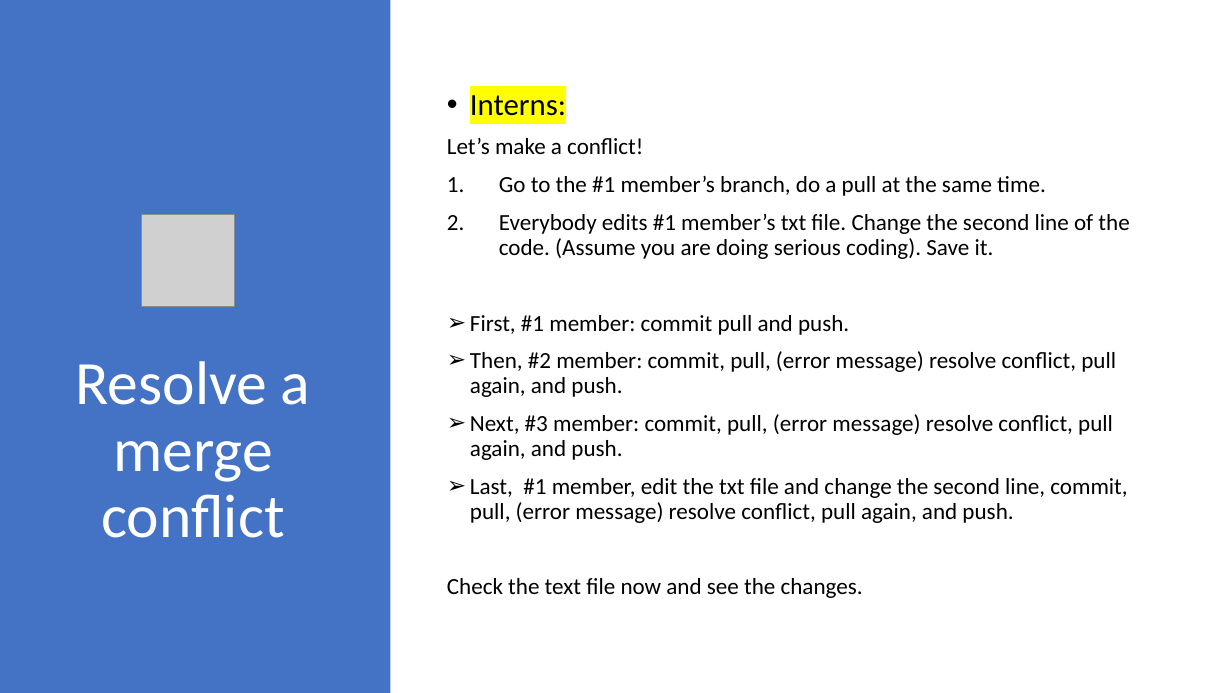
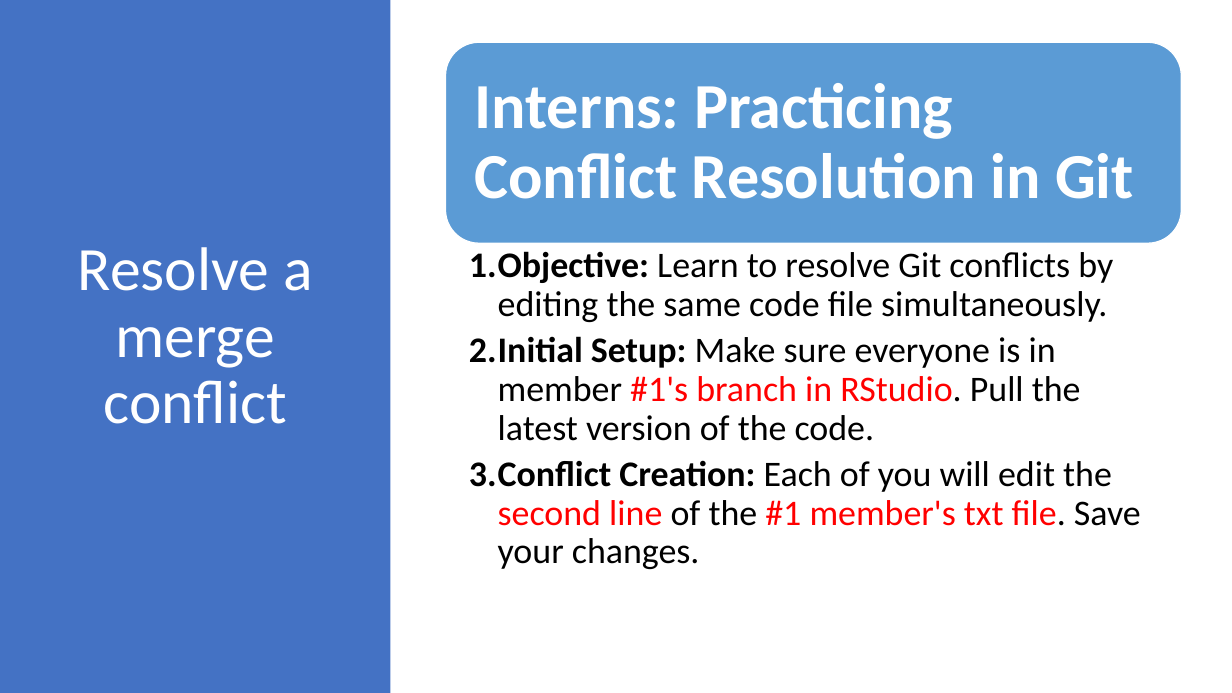
Before and after one commit to VT-Data-Science-For-The-Public-Good/Materials, a slide deck: slide 11 of DSPG- Git Exercise.pptx (slide 8 before the commit). Drawn at 1232x693 pixels with LibreOffice and Linux fonts; fonts in the diff are those of the drawing; grey boxes stand for pictures. Boxes give left, top, right and bottom in pixels: in the first picture for what was removed or moved away, otherwise in the second. Text is boxed around its words. In the diff, an @@ line names an element or a change of style, - is before the commit and + after.

```diff
--- a/DSPG- Git Exercise.pptx
+++ b/DSPG- Git Exercise.pptx
@@ rounded rectangle added at (445, 43, 1181, 244), fill #5B9BD5, outline #FFFFFF 1 pt @@
@@ text added at (475, 83, 1134, 199), 50 pt, text #FFFFFF, bold @@
+Interns: Practicing Conflict Resolution in Git
@@ text removed at (447, 95, 1129, 598) @@
-• Interns:
-Let’s make a conflict!
-1. Go to the #1 member’s branch, do a pull at the same time.
-2. Everybody edits #1 member’s txt file. Change the second line of the code. (Assume you are doing serious coding). Save it.
-➢ First, #1 member: commit pull and push.
-➢ Then, #2 member: commit, pull, (error message) resolve conflict, pull again, and push.
-➢ Next, #3 member: commit, pull, (error message) resolve conflict, pull again, and push.
-➢ Last, #1 member, edit the txt file and change the second line, commit, pull, (error message) resolve conflict, pull again, and push.
-Check the text file now and see the changes.
@@ title "Resolve a merge conflict": place and size @@
-title "Resolve a merge conflict" at (76, 361, 311, 538)
+title "Resolve a merge conflict" at (78, 247, 313, 424)
@@ picture removed at (141, 214, 234, 307) @@
@@ text added at (469, 251, 1141, 569), 28 pt, text #000000 @@
+  1. Objective: Learn to resolve Git conflicts by editing the same code file simultaneously.
+  2. Initial Setup: Make sure everyone is in member #1's branch in RStudio. Pull the latest version of the code.
+  3. Conflict Creation: Each of you will edit the second line of the #1 member's txt file. Save your changes.
```
Also in this commit, not shown: 7 other slides changed, 4 slides added.
